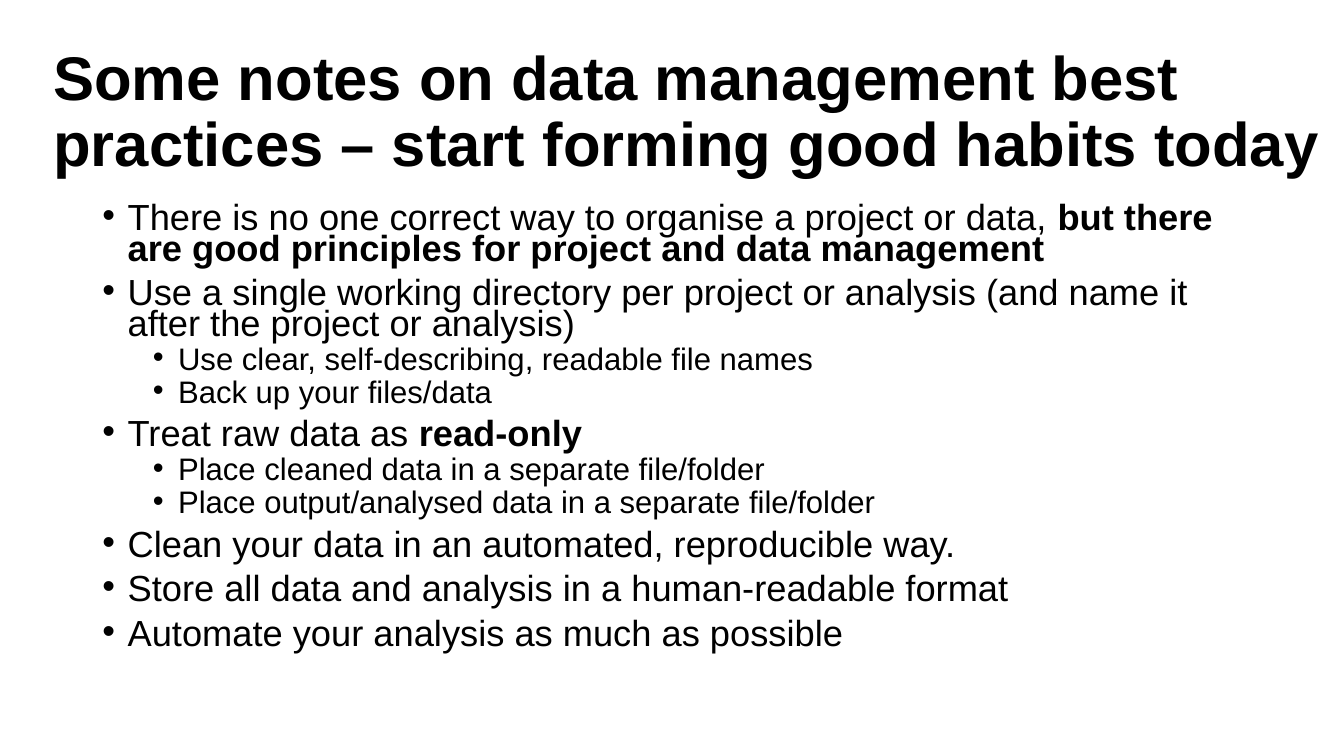
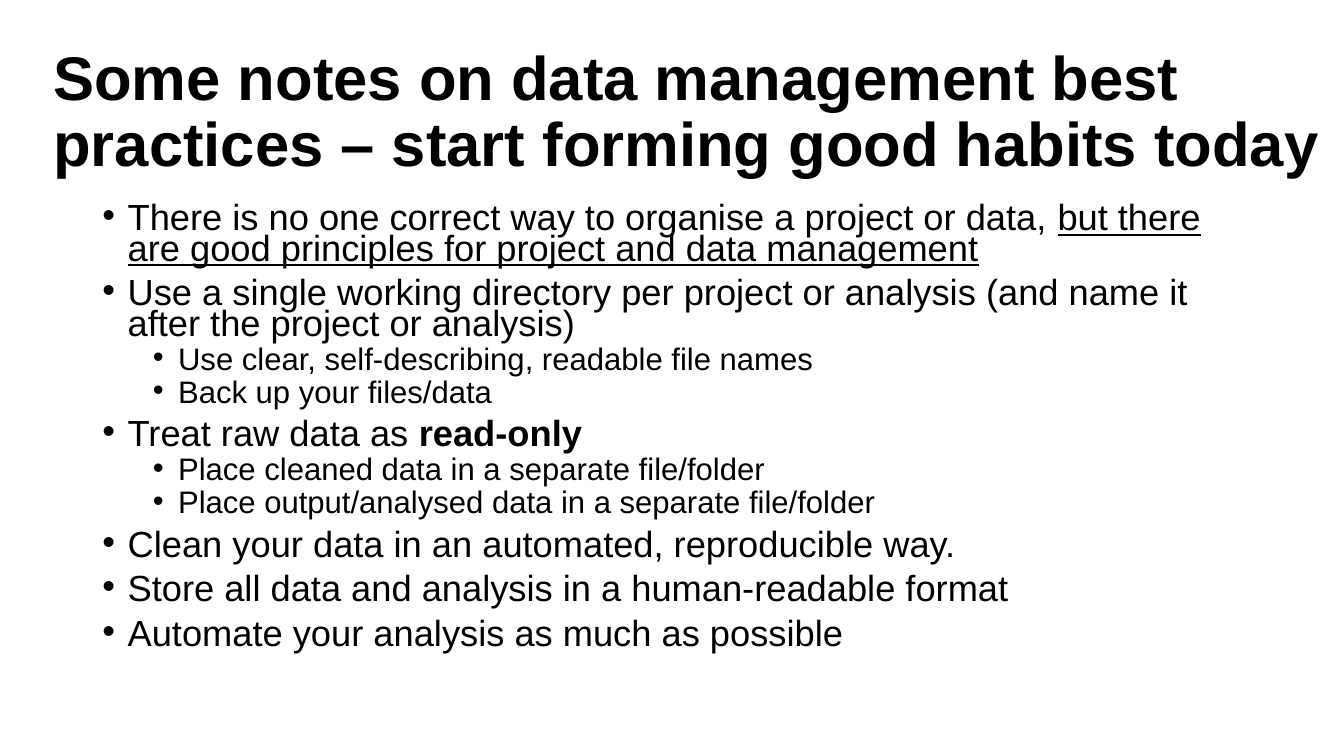
Before and after one commit to mafeeney/BM211, a slide deck: slide 8 of workshop1/BM211 workshop 1 2024.pptx. Drawn at 1344x756 pixels with LibreOffice and Linux fonts; fonts in the diff are those of the drawing. Boxes give left, top, right and bottom in pixels: in the first picture for what was removed or moved away, otherwise in the second. Text is boxed around its words. In the diff, an @@ line names an element or a change of style, - is before the commit and + after.

```diff
--- a/workshop1/BM211 workshop 1 2024.pptx
+++ b/workshop1/BM211 workshop 1 2024.pptx
@@ text at bbox=[128, 203, 1201, 267]: bold off, underline on in "but there are good principles for project ..." @@
```
Also in this commit, not shown: 1 other slide changed, 3 other files.
